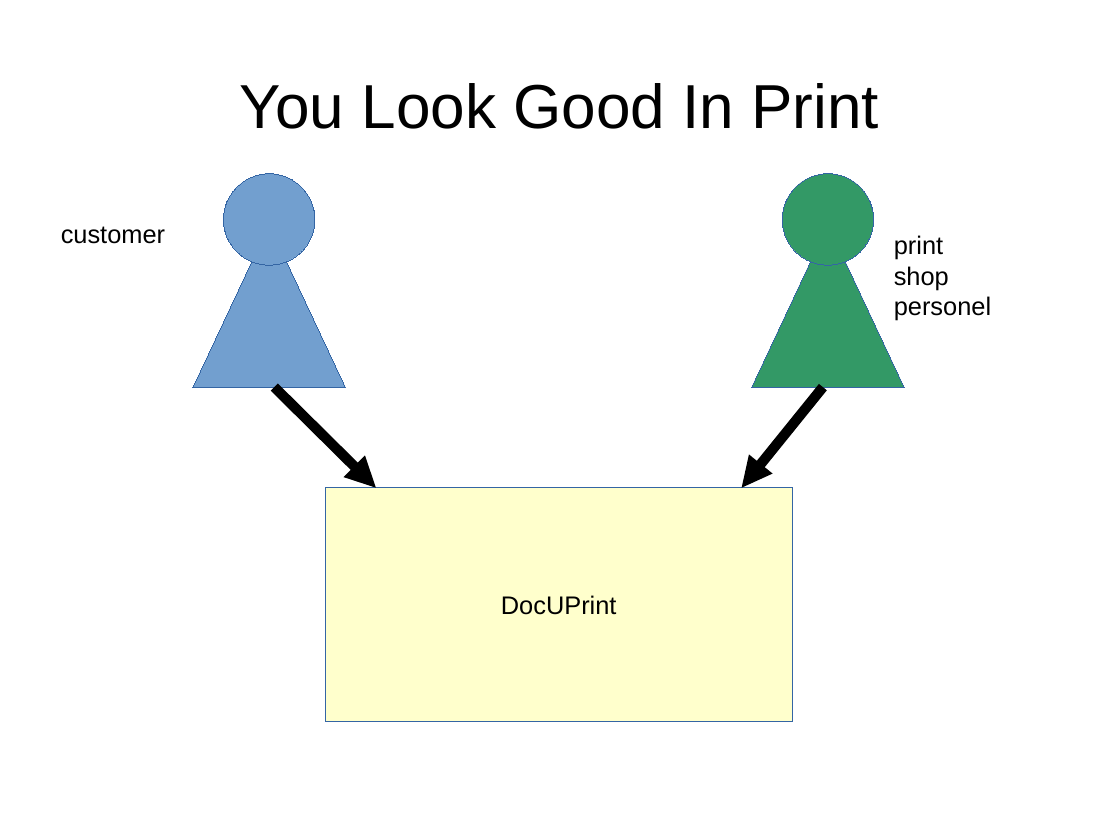
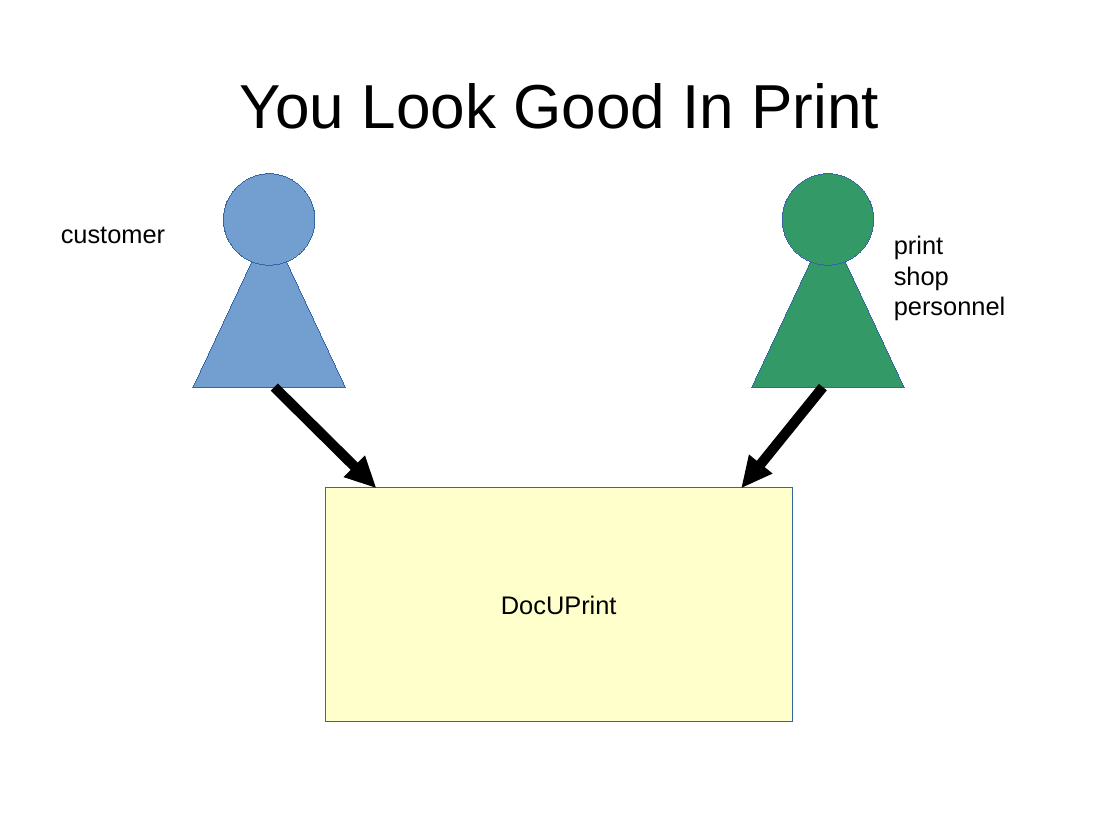
Before and after one commit to p14n/archadr, a slide deck: slide 1 of doc/architecture/presentation/for-management.odp. Drawn at 1120x840 pixels with LibreOffice and Linux fonts; fonts in the diff are those of the drawing. Boxes give left, top, right and bottom in pixels: in the first picture for what was removed or moved away, otherwise in the second. Text is boxed around its words. In the diff, an @@ line names an element or a change of style, - is before the commit and + after.

```diff
--- a/doc/architecture/presentation/for-management.odp
+++ b/doc/architecture/presentation/for-management.odp
@@ text at (894,296,1005,321): text changed @@
-personel
+personnel
```
Also in this commit, not shown: 1 other slide changed.
